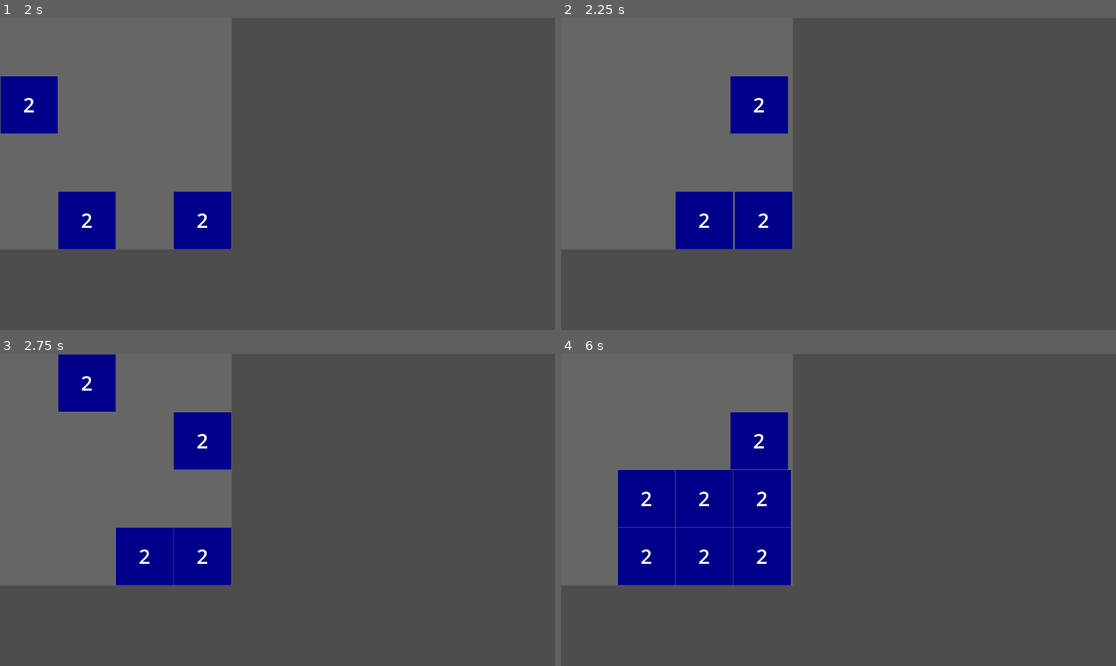
Above: before the commit, frames 1-4 (two rows, left to right).
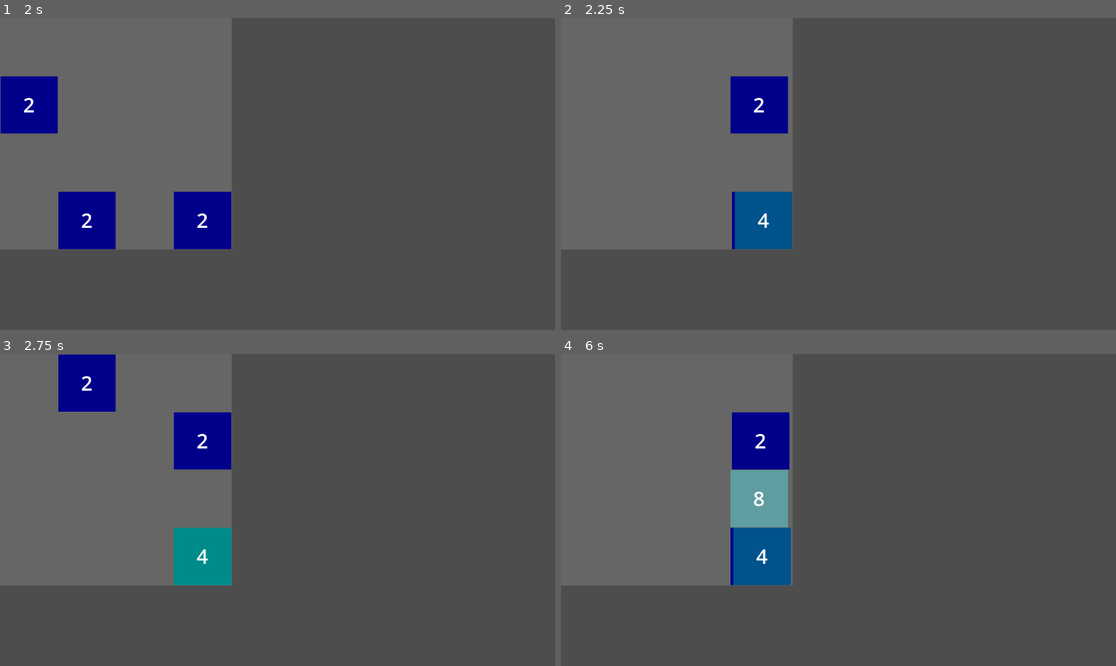
Above: after the commit, the same moments.

Repository: gfoust/comp4750-game-2048
Game: Godot game, scene res://board.tscn
Two runs of this game, one before a commit and one after it. Both use one fixed random seed, a clock stepped at 60 frames per second and the inputs below. The project has no main scene, so this scene is started directly.
Inputs:
- Up to frame 1 (2 s): tap Enter at 0.5 s; hold Right (ui_right) 0.53-1.28 s; tap Space at 1.25 s; hold Down (ui_down) from 1.28 s (still down)
- Up to frame 2 (2.25 s): tap Enter at 2 s; release Down (ui_down) at 2.03 s; hold Right (ui_right) from 2.03 s (still down)
- Up to frame 3 (2.75 s): keep holding Right (ui_right)
- Up to frame 4 (6 s): tap Space at 2.75, 4.25 s; release Right (ui_right) at 2.78 s; hold Up (ui_up) 2.78-3.53 s; tap Enter at 3.5 s; hold Left (ui_left) 3.53-5.03 s; hold Down (ui_down) 5.03-5.78 s; hold Right (ui_right) from 5.78 s (still down)

Frame 1 is identical in both runs. In frame 2, 3.9% of the frame differs, in the area x 20-42%, y 55-75%; in frame 3, 3.8%; in frame 4, 12%, in the area x 10-42%, y 18-75%.

Commit message:
starting tile merge

Diff:
--- a/board.gd
+++ b/board.gd
@@ -12,6 +12,7 @@
 
 var listening := true
 var grid: Array[Array]
+var back_grid: Array[Array]
 var empty_tiles := GRID_SIZE * GRID_SIZE
 var tile_scene: PackedScene = load("res://tile.tscn")
 
@@ -20,6 +21,9 @@
 	grid.resize(GRID_SIZE)
 	for row: Array[Tile] in grid:
 		row.resize(GRID_SIZE)
+	back_grid.resize(GRID_SIZE)
+	for row: Array[Tile] in back_grid:
+		row.resize(GRID_SIZE)
 	add_tile_to_grid()
 
 
@@ -27,18 +31,24 @@
 	if listening:
 		var moved := false
 		if event.is_action_pressed("ui_left"):
-			moved = slide(Dir.LEFT)
+			moved = slide_all(Dir.LEFT)
 		elif event.is_action_pressed("ui_right"):
-			moved = slide(Dir.RIGHT)
+			moved = slide_all(Dir.RIGHT)
 		elif event.is_action_pressed("ui_up"):
-			moved = slide(Dir.UP)
+			moved = slide_all(Dir.UP)
 		elif event.is_action_pressed("ui_down"):
-			moved = slide(Dir.DOWN)
+			moved = slide_all(Dir.DOWN)
 		if moved:
 			move_tiles()
 
 
 func _on_tile_move_done() -> void:
+	for x in range(4):
+		for y in range(4):
+			if back_grid[x][y] != null:
+				remove_child(back_grid[x][y])
+				back_grid[x][y].queue_free()
+				back_grid[x][y] = null
 	add_tile_to_grid()
 
 
@@ -49,16 +59,17 @@
 	tween.set_parallel(true)
 	for x in range(4):
 		for y in range(4):
-			var tile: Tile = grid[y][x]
-			if tile:
-				tween.tween_property(
-					tile,
-					"position",
-					Vector2(x * Tile.SIZE, y * Tile.SIZE),
-					0.3333
-				)
+			for g in [grid, back_grid]:
+				var tile: Tile = g[y][x]
+				if tile:
+					tween.tween_property(
+						tile,
+						"position",
+						Vector2(x * Tile.SIZE, y * Tile.SIZE),
+						0.3333
+					)
 	tween.set_parallel(false)
-	tween.tween_callback(add_tile_to_grid)
+	tween.tween_callback(_on_tile_move_done)
 
 
 func make_tile(x: int, y: int) -> Tile:
@@ -67,6 +78,7 @@
 	tile.power = 1
 	tile.position.x = x * Tile.SIZE
 	tile.position.y = y * Tile.SIZE
+	tile.z_index = 100
 	add_child(tile)
 	return tile
 
@@ -85,24 +97,41 @@
 						n -= 1
 
 
-func slide(dir: Dir) -> bool:
+func slide_one(src: SliceItr, dst: SliceItr) -> bool:
+	if src.equals(dst):
+		return false
+	else:
+		if dst.get_tile(grid) == null:
+			dst.set_tile(grid, src.get_tile(grid))
+			src.set_tile(grid, null)
+			return true
+		elif dst.get_tile(grid).power == src.get_tile(grid).power:
+			dst.set_tile(back_grid, src.get_tile(grid))
+			dst.get_tile(back_grid).z_index = 10
+			src.set_tile(grid, null)
+			dst.get_tile(grid).power += 1
+			dst.next()
+			return true
+		else:
+			dst.next()
+			return slide_one(src, dst)
+
+
+func slide_all(dir: Dir) -> bool:
 	var changed := false
 	for i in range(GRID_SIZE):
-		var src = SliceItr.new(grid, dir, i)
-		var dst = SliceItr.new(grid, dir, i)
+		var src := SliceItr.new(dir, i)
+		var dst := SliceItr.new(dir, i)
+		src.next()
 		while src.good():
-			if src.get_tile() != null:
-				if not src.equals(dst):
-					dst.set_tile(src.get_tile())
-					src.set_tile(null)
-				dst.next()
-				changed = true
+			if src.get_tile(grid) != null:
+				if slide_one(src, dst):
+					changed = true
 			src.next()
 	return changed
 
 
 class SliceItr:
-	var _grid: Array[Array]
 	var _start_dir: Dir
 	var _along: int
 	var _x_axis: bool
@@ -111,9 +140,8 @@
 	var _inc: int
 
 
-	func _init(grid: Array[Array], start_dir: Dir, along: int) -> void:
+	func _init(start_dir: Dir, along: int) -> void:
 		_start_dir = start_dir
-		_grid = grid
 		_along = along
 		_x_axis = start_dir == Dir.LEFT or start_dir == Dir.RIGHT
 		if start_dir == Dir.LEFT or start_dir == Dir.UP:
@@ -130,18 +158,18 @@
 		return _current != _end
 
 
-	func get_tile() -> Tile:
+	func get_tile(grid: Array) -> Tile:
 		if _x_axis:
-			return _grid[_along][_current] as Tile
+			return grid[_along][_current] as Tile
 		else:
-			return _grid[_current][_along] as Tile
+			return grid[_current][_along] as Tile
 
 
-	func set_tile(tile: Tile) -> void:
+	func set_tile(grid: Array, tile: Tile) -> void:
 		if _x_axis:
-			_grid[_along][_current] = tile
+			grid[_along][_current] = tile
 		else:
-			_grid[_current][_along] = tile
+			grid[_current][_along] = tile
 
 
 	func next() -> void:
--- a/tile.gd
+++ b/tile.gd
@@ -25,17 +25,21 @@
 
 @onready var rect: ColorRect = $ColorRect
 @onready var label: Label = $ColorRect/Label
+var tween: Tween
 
 func _ready() -> void:
-	_update_tile()
+	_update_tile(false)
 
 
 func _set_power(value: int) -> void:
 	power = value
 	if is_node_ready():
-		_update_tile()
+		_update_tile(true)
 
 
-func _update_tile() -> void:
+func _update_tile(animate: bool) -> void:
 	label.text = str(2**power)
-	rect.color = COLORS[power]
+	if animate:
+		create_tween().tween_property(rect, "color", COLORS[power], 0.33333)
+	else:
+		rect.color = COLORS[power]
